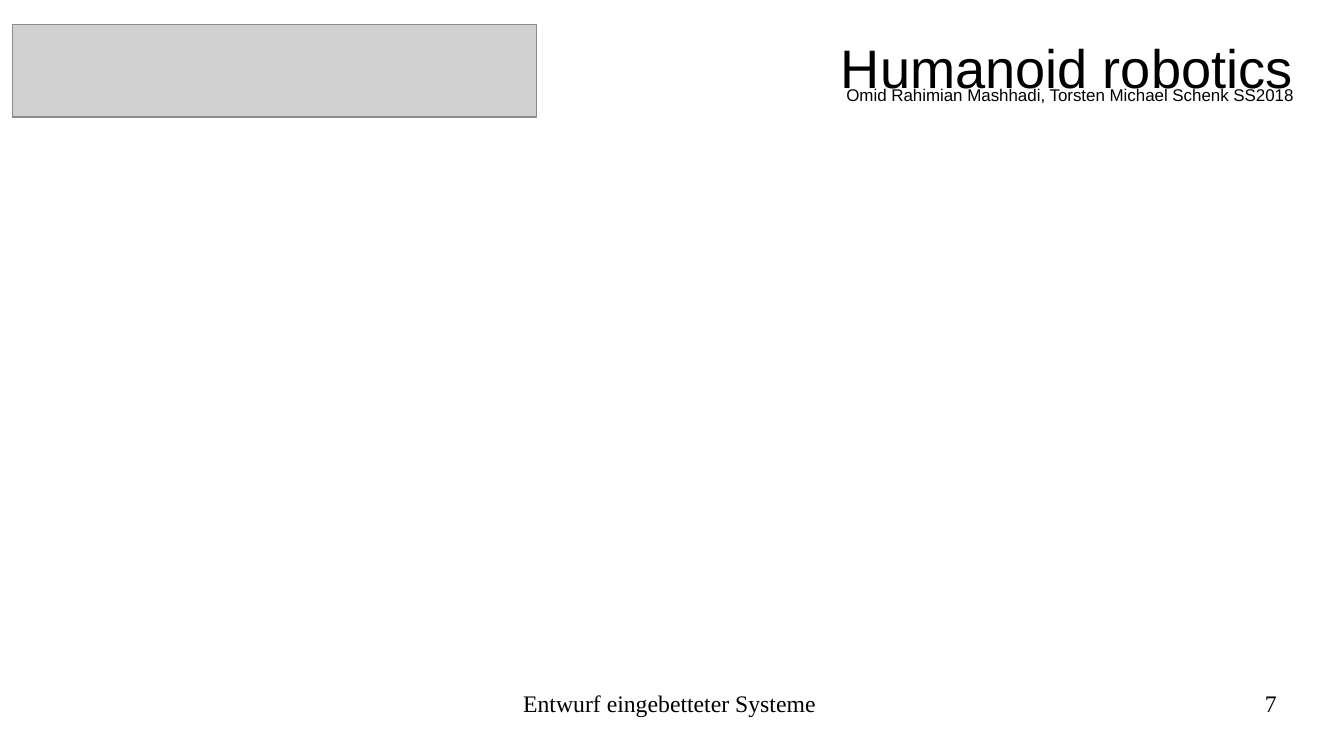
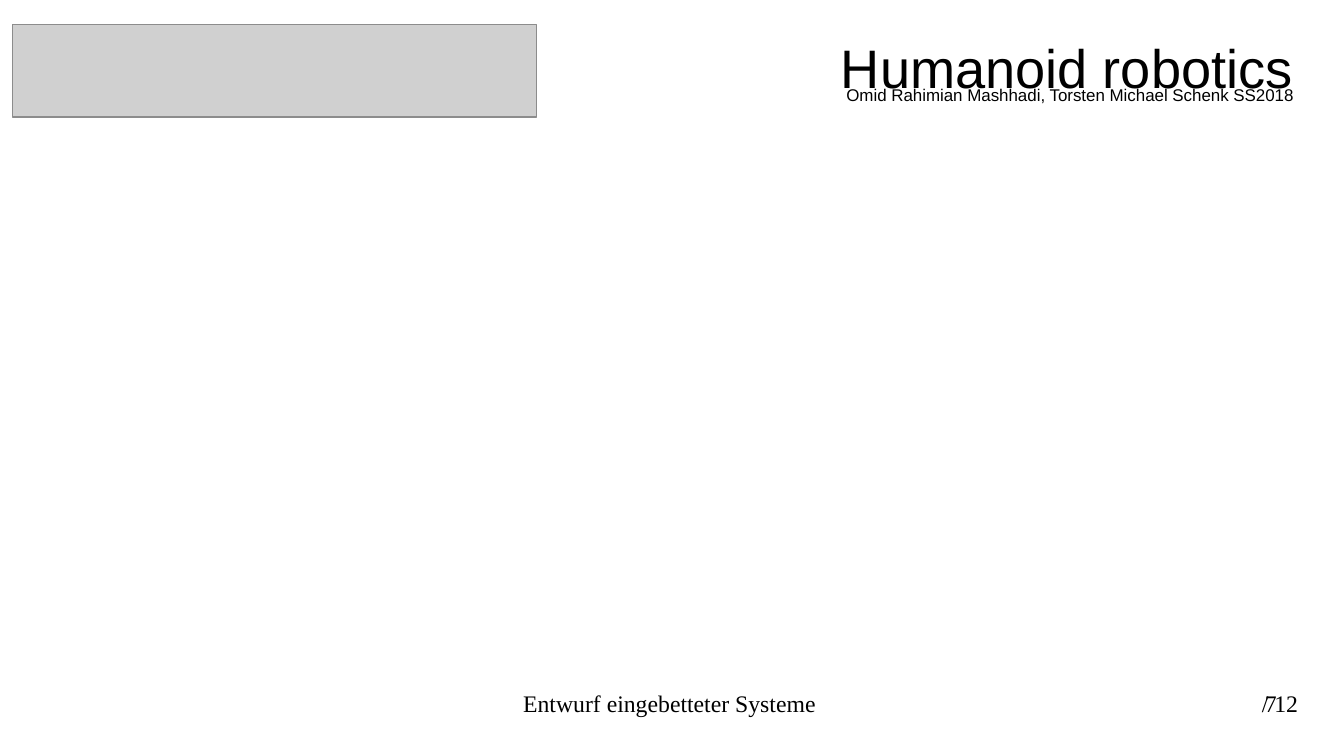
Before and after one commit to torstenschenk/beuth-avatar-ss2018, a slide deck: slide 7 of Presentation/HumanoideRobotic.odp. Drawn at 1344x756 pixels with LibreOffice and Linux fonts; fonts in the diff are those of the drawing; grey boxes stand for pictures. Boxes give left, top, right and bottom in pixels: in the first picture for what was removed or moved away, otherwise in the second. Text is boxed around its words. In the diff, an @@ line names an element or a change of style, - is before the commit and + after.

```diff
--- a/Presentation/HumanoideRobotic.odp
+++ b/Presentation/HumanoideRobotic.odp
@@ text added at [1274, 696, 1298, 712], 14 pt, text #000000 @@
+/ 12
```
Also in this commit, not shown: 5 other slides changed, 5 slides added, 1 other file.
